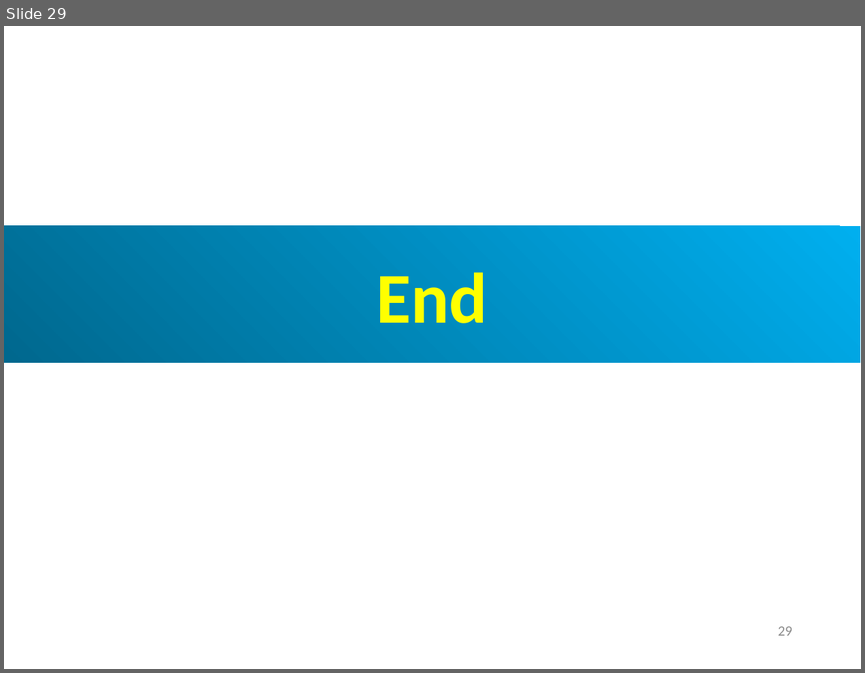
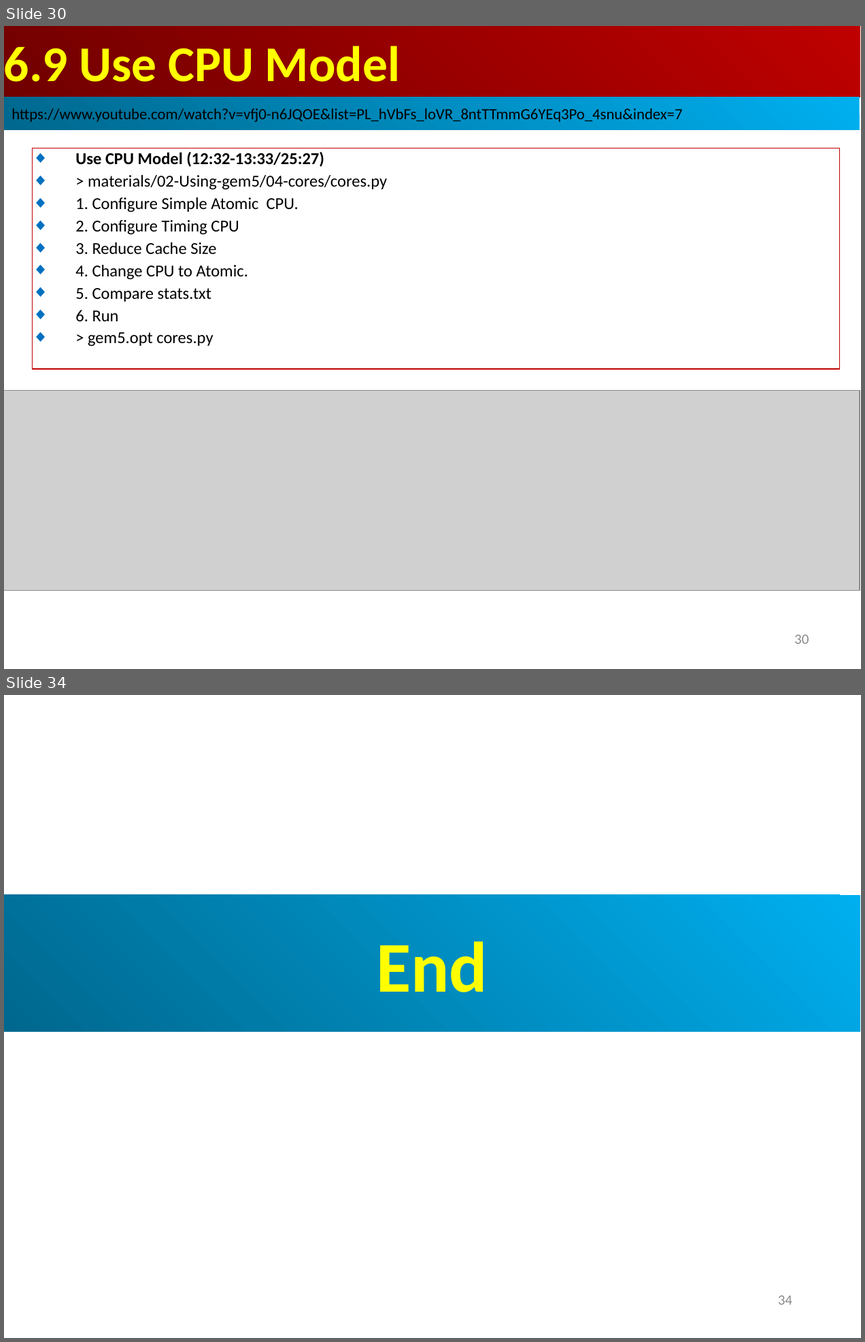
Before and after one commit to peterhchen/AIU_CS850_Gem5_McPAT, a slide deck: 050_Gem5/007.CPUModel/000_Video/007.CPUModel.ppt. Shown one above the other, each under a label of ours: slide 29 before the commit, slides 30 and 34 after it; the slides between them are not shown. The pictures are 865x673 and 865x1342 pixels, drawn with LibreOffice and Linux fonts; fonts in the diff are those of the drawing; grey boxes stand for pictures. Boxes give left, top, right and bottom in pixels: in the first picture for what was removed or moved away, otherwise in the second. Text is boxed around its words. In the diff, an @@ line names an element or a change of style, - is before the commit and + after.

```diff
--- a/050_Gem5/007.CPUModel/000_Video/007.CPUModel.ppt
+++ b/050_Gem5/007.CPUModel/000_Video/007.CPUModel.ppt
@@ slide 30 added at [4, 26, 861, 669], background #FFFFFF @@
@@ rectangle added at [4, 26, 860, 97], fill gradient #BF0000 to #710000, 42 pt, text #FFFF00, bold @@
+6.9 Use CPU Model
@@ rectangle added at [4, 97, 859, 131], fill gradient #00AFEF to #00688E, 13 pt, text #000000 @@
+https://www.youtube.com/watch?v=vfj0-n6JQOE&list=PL_hVbFs_loVR_8ntTTmmG6YEq3Po_4snu&index=7
@@ rectangle added at [33, 148, 839, 369], outline #C00000 0.74 pt, 14 pt, text #000000 @@
+◆ Use CPU Model (12:32-13:33/25:27)
+◆ > materials/02-Using-gem5/04-cores/cores.py
+◆ 1. Configure Simple Atomic CPU.
+◆ 2. Configure Timing CPU
+◆ 3. Reduce Cache Size
+◆ 4. Change CPU to Atomic.
+◆ 5. Compare stats.txt
+◆ 6. Run
+◆ > gem5.opt cores.py
@@ picture added at [4, 390, 859, 590] @@
@@ page number added at [794, 634, 808, 643], 12 pt, text #8B8B8B @@
+30
@@ what was slide 29 is now slide 34 @@
@@ page number at [778, 1295, 792, 1304]: text changed @@
-29
+34
```
Also in this commit, not shown: 2 slides changed, 4 other slides added.
